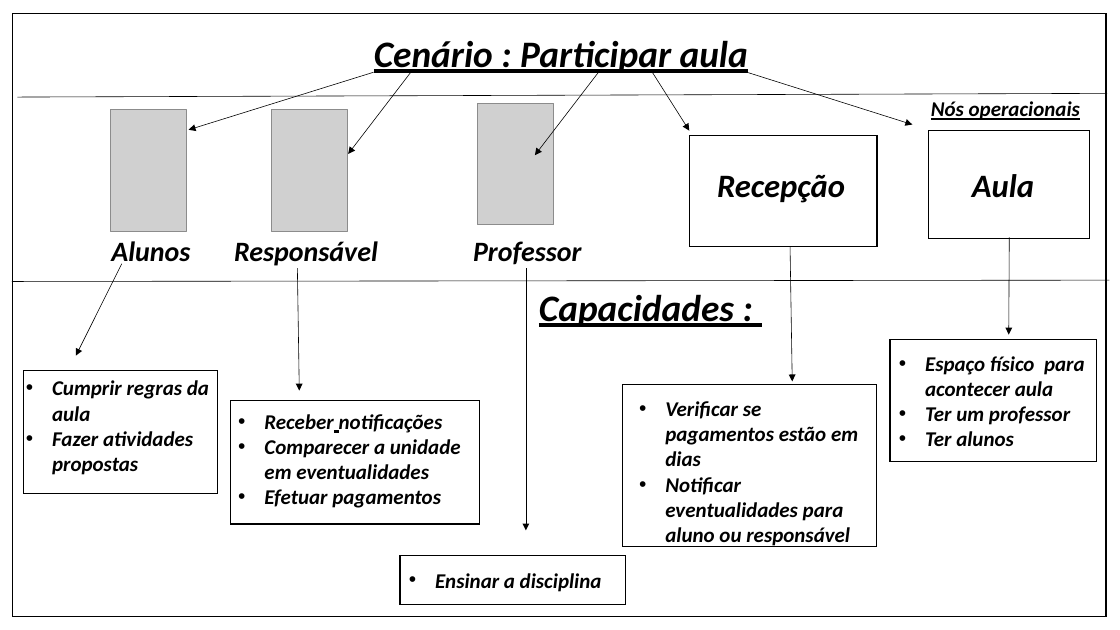
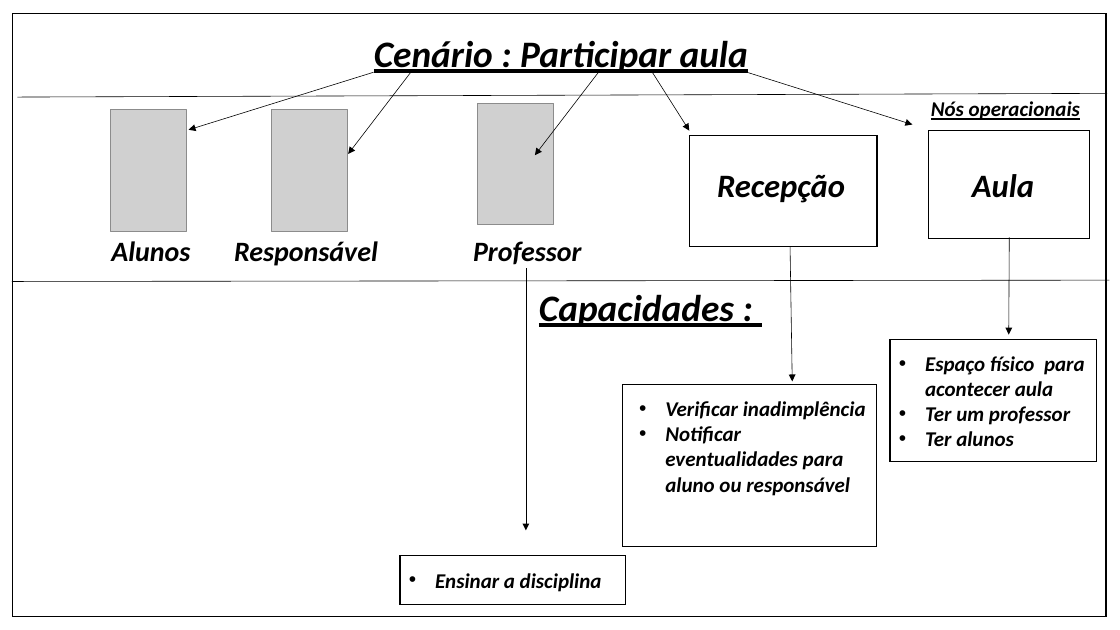
Before and after one commit to Ney-Rocha/OPE-3-semestre, a slide deck: slide 7 of cenario_de_negocio.pptx. Drawn at 1120x630 pixels with LibreOffice and Linux fonts; fonts in the diff are those of the drawing; grey boxes stand for pictures. Boxes give left, top, right and bottom in pixels: in the first picture for what was removed or moved away, otherwise in the second. Text is boxed around its words. In the diff, an @@ line names an element or a change of style, - is before the commit and + after.

```diff
--- a/cenario_de_negocio.pptx
+++ b/cenario_de_negocio.pptx
@@ arrow removed from (122, 264) to (76, 355) @@
@@ arrow removed from (297, 268) to (299, 391) @@
@@ rectangle removed at (24, 371, 218, 494) @@
@@ text removed at (52, 380, 209, 475) @@
-• Cumprir regras da aula
-• Fazer atividades propostas
@@ rectangle removed at (231, 401, 481, 524) @@
@@ text removed at (264, 414, 461, 508) @@
-• Receber notificações
-• Comparecer a unidade em eventualidades
-• Efetuar pagamentos
@@ text at (665, 401, 866, 420): text changed @@
-• Verificar se pagamentos estão em dias
+• Verificar inadimplência
```
Also in this commit, not shown: 8 other slides changed, 1 other file.
